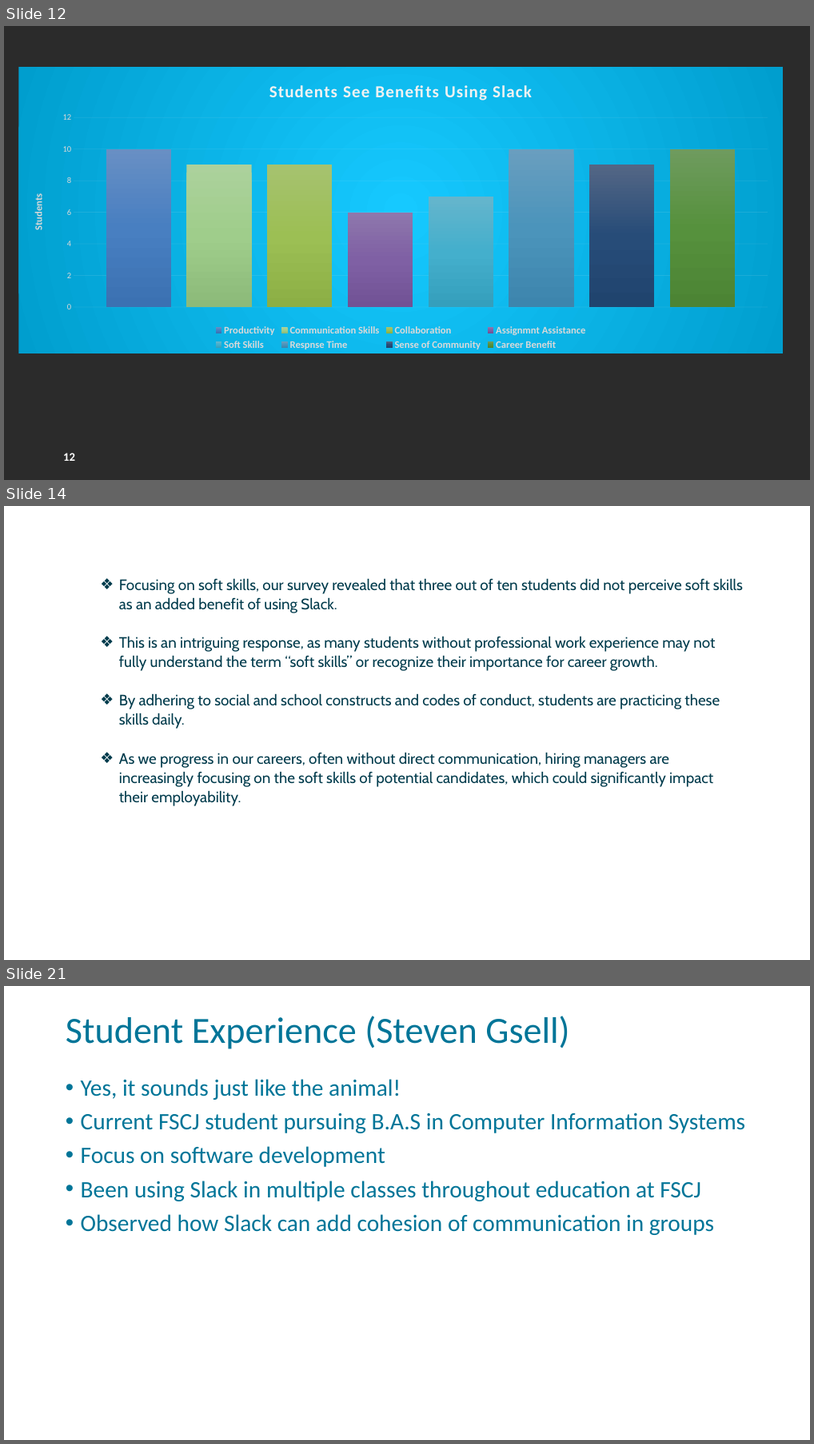
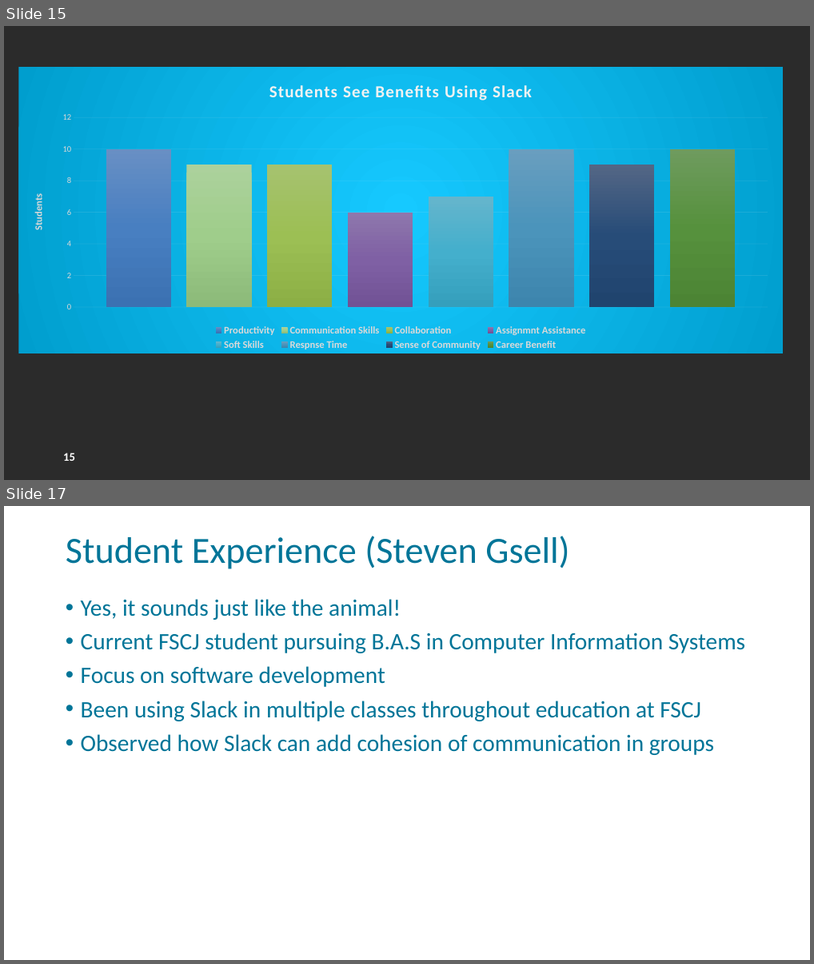
Before and after one commit to FSCJ-FacultyDev/HITEC2024, a slide deck: LeveragingSlackForStudentCollaboration.pptx. Shown one above the other, each under a label of ours: slides 12, 14 and 21 before the commit, slides 15 and 17 after it; the slides between them are not shown. The pictures are 814x1444 and 814x964 pixels, drawn with LibreOffice and Linux fonts; fonts in the diff are those of the drawing; background and template pictures are left out; a plain dark background stands for a picture behind light text. Boxes give left, top, right and bottom in pixels: in the first picture for what was removed or moved away, otherwise in the second. Text is boxed around its words. In the diff, an @@ line names an element or a change of style, - is before the commit and + after.

Commit message:
Added survey questions_KA

```diff
--- a/LeveragingSlackForStudentCollaboration.pptx
+++ b/LeveragingSlackForStudentCollaboration.pptx
@@ slide 14 removed at (4, 506, 810, 960), background picture (left out); not listed: 1 template element that a slide beside it also shows @@
@@ text removed at (119, 578, 743, 806) @@
-❖ Focusing on soft skills, our survey revealed that three out of ten students did not perceive soft skills as an added benefit of using Slack.
-❖ This is an intriguing response, as many students without professional work experience may not fully understand the term “soft skills” or recognize their importance for career growth.
-❖ By adhering to social and school constructs and codes of conduct, students are practicing these skills daily.
-❖ As we progress in our careers, often without direct communication, hiring managers are increasingly focusing on the soft skills of potential candidates, which could significantly impact their employability.
@@ what was slide 12 is now slide 15 @@
@@ page number at (63, 452, 75, 460): text changed @@
-12
+15
@@ what was slide 21 is now slide 17 @@
```
Also in this commit, not shown: 6 slides changed, 3 slides added, 6 other slides removed.
